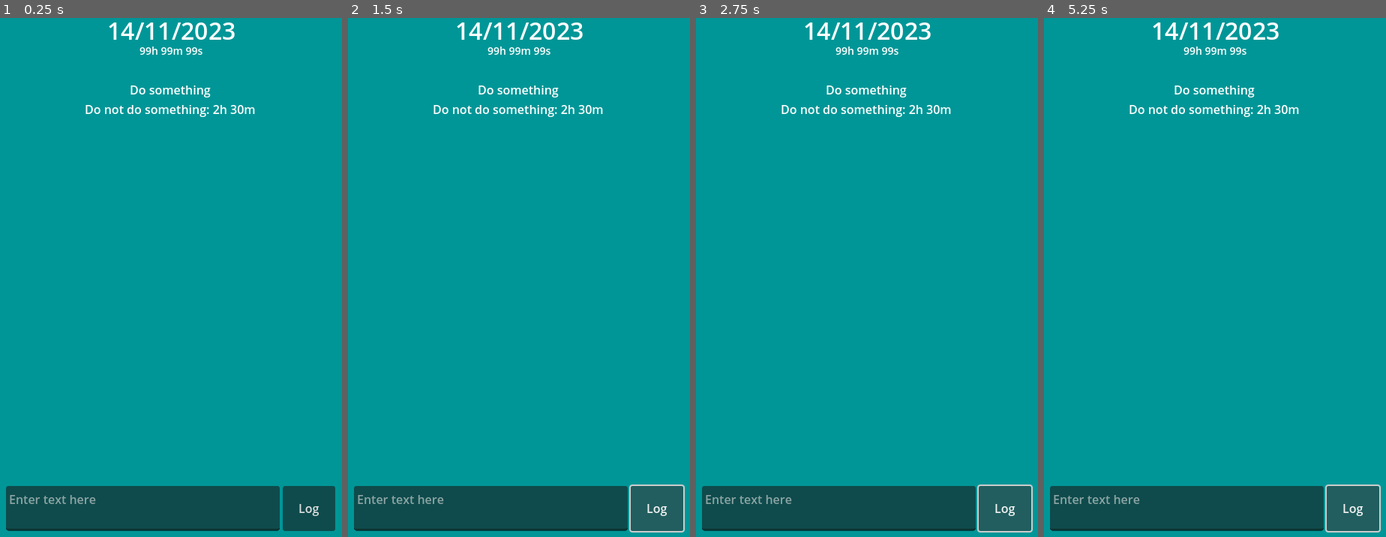
Above: before the commit, frames 1-4 (left to right).
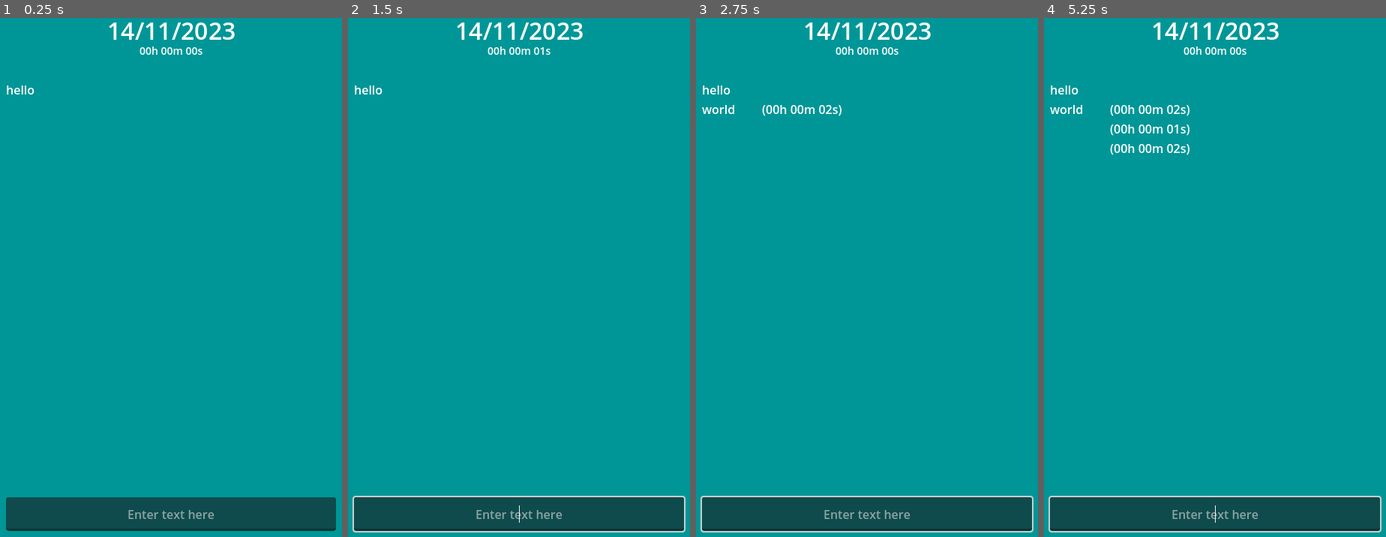
Above: after the commit, the same moments.

Repository: sandorex/timelogger
Game: Godot game, scene res://scenes/ui/home.tscn
Same seed, same stepped clock (60 frames per second), same inputs: the game is played once before the commit and once after it.
Inputs (mouse positions are in pixels of both pictures, inside the frame that each line leads up to):
- Up to frame 1 (0.25 s): no input
- Up to frame 2 (1.5 s): click (655, 511) at 0.5 s, where only the run before the commit has a clickable "Log"; click (655, 511) at 1.25 s, where only the run before the commit has a clickable "Log"
- Up to frame 3 (2.75 s): click (1003, 511) at 2 s, where only the run before the commit has a clickable "Log"
- Up to frame 4 (5.25 s): tap Enter (enter, bound only after the commit) at 2.75, 2.85, 3.6, 4.25, 4.35, 5.1 s; tap Space at 3.5, 5 s

The runs differ from the first frame. In frame 1, 3.3% of the frame differs, in the area x 1-99%, y 5-99%; in frame 2, 3.7%; in frame 3, 3.9%; in frame 4, 4.3%, in the area x 1-99%, y 5-100%.

Commit message:
Working prototype without persistance
There is a lot ot do but i must make it a bit prettier for real use

Diff:
--- a/autoload/data_manager.gd
+++ b/autoload/data_manager.gd
@@ -3,50 +3,74 @@
 const file_path := "user://timelog"
 
 class Log:
-	var time: int
+	var date: int
+	var time_elapsed: int
 	var text: String
-
-	static func create(text: String, time: int = 0) -> Log:
-		if time == 0:
-			time = Time.get_unix_time_from_system()
-
-		var log = Log.new()
-		log.time = time
-		log.text = text
-		return log
+	var is_work: bool
 
 class Day:
+	signal day_changed
+
 	var date: int
 	var logs: Array[Log] = []
 
-	static func create(date: int = 0) -> Day:
-		if date == 0:
-			date = Time.get_unix_time_from_system()
-
+	static func create(date: int) -> Day:
 		var day = Day.new()
 		day.date = date
 		return day
 
-	func total_time() -> int:
+	func add_log(text: String) -> Log:
+		var log = Log.new()
+		log.text = text
+		log.date = Time.get_unix_time_from_system()
+
+		var last_log_date = self.get_last_log_time()
+		if last_log_date != 0:
+			log.time_elapsed = log.date - last_log_date
+		else:
+			log.time_elapsed = 0
+
+		# TODO is this the best way to signify if its a break?
+		if log.text.contains("@"):
+			log.is_work = false
+		else:
+			log.is_work = true
+
+		self.logs.append(log)
+
+		self.day_changed.emit()
+
+		return log
+
+	func total_work_time() -> int:
 		var total = 0
 		for log in self.logs:
-			total += log.time
+			if log.is_work:
+				total += log.time
+
+		return total
+
+	func total_break_time() -> int:
+		var total = 0
+		for log in self.logs:
+			if not log.is_work:
+				total += log.time
 
 		return total
 
 	func get_last_log_time() -> int:
+		# the first log cannot be timed
+		if self.logs.size() == 0:
+			return 0
+
 		var last_log = self.logs[-1]
 		if last_log:
-			return last_log.time
+			return last_log.date
 
 		return 0
 
 class DataStore:
 	var days: Dictionary = {}
-
-	func get_day(date: int) -> Day:
-		var date_dict := Time.get_datetime_dict_from_unix_time(date)
-		return self.days.get(str(date_dict.year) + str(date_dict.month) + str(date_dict.day))
 
 	func get_today() -> Day:
 		var today_date := Time.get_datetime_dict_from_system()
@@ -56,7 +80,7 @@
 			return today
 
 		# create the day
-		today = Day.create()
+		today = Day.create(Time.get_unix_time_from_datetime_dict(today_date))
 		self.days[today_datestamp] = today
 		return today
 
--- /dev/null
+++ b/classes/datetime.gd
@@ -0,0 +1,12 @@
+extends RefCounted
+class_name DateTime
+
+static func _pad_time(num: int) -> String:
+	if num <= 9:
+		return "0" + str(num)
+	else:
+		return str(num)
+
+static func humanize_time(time: int) -> String:
+	var date_dict = Time.get_datetime_dict_from_unix_time(time)
+	return _pad_time(date_dict.hour) + "h " + _pad_time(date_dict.minute) + "m " + _pad_time(date_dict.second) + "s"
--- a/project.godot
+++ b/project.godot
@@ -25,6 +25,19 @@
 window/size/viewport_height=720
 window/handheld/orientation=6
 
+[input]
+
+enter={
+"deadzone": 0.5,
+"events": [Object(InputEventKey,"resource_local_to_scene":false,"resource_name":"","device":-1,"window_id":0,"alt_pressed":false,"shift_pressed":false,"ctrl_pressed":false,"meta_pressed":false,"pressed":false,"keycode":0,"physical_keycode":4194309,"key_label":0,"unicode":0,"echo":false,"script":null)
+]
+}
+force-enter={
+"deadzone": 0.5,
+"events": [Object(InputEventKey,"resource_local_to_scene":false,"resource_name":"","device":-1,"window_id":0,"alt_pressed":false,"shift_pressed":true,"ctrl_pressed":false,"meta_pressed":false,"pressed":false,"keycode":0,"physical_keycode":4194309,"key_label":0,"unicode":0,"echo":false,"script":null)
+]
+}
+
 [rendering]
 
 renderer/rendering_method="gl_compatibility"
--- a/scenes/ui/home.gd
+++ b/scenes/ui/home.gd
@@ -2,25 +2,58 @@
 
 @onready var date_label: Label = %DateLabel
 @onready var time_elapsed_label: Label = %TimeElapsedLabel
-@onready var text_edit: TextEdit = %TextEdit
+@onready var line_edit: LineEdit = %LineEdit
+@onready var log_label: Label = %LogLabel
 
-var last_time: int = 0
+# TODO redo the log label so its prettier and there is difference between text
+# and time, at least with color, whether its work or not
+
+var today_store: DataManager.Day
 
 func _ready() -> void:
 	var date := Time.get_datetime_dict_from_system()
 	self.date_label.text = str(date.day) + "/" + str(date.month) + "/" + str(date.year)
 
-func _on_log_button_pressed() -> void:
-	if self.last_time == 0:
-		var today = DataManager.data_store.get_today()
-		today.logs.append(DataManager.Log.create("Fuck"))
-		self.last_time = Time.get_unix_time_from_system()
-		print("saving")
+	# create the day timelog
+	self.today_store = DataManager.data_store.get_today()
+	self.today_store.day_changed.connect(self._on_logs_changed)
+
+	today_store.add_log("hello")
+	await get_tree().create_timer(2).timeout
+	today_store.add_log("world")
+
+func _on_logs_changed() -> void:
+	self.log_label.text = ""
+
+	for log in self.today_store.logs:
+		if log.time_elapsed == 0:
+			self.log_label.text += log.text + "\n"
+			continue
+
+		if log.text:
+			self.log_label.text += log.text + " \t(" + DateTime.humanize_time(log.time_elapsed) + ")\n"
+		else:
+			# nicer display without time
+			self.log_label.text += "(" + DateTime.humanize_time(log.time_elapsed) + ")\n"
+
+func _process(_delta: float) -> void:
+	# update running counter
+	if self.today_store.logs.size() > 0:
+		self.time_elapsed_label.text = DateTime.humanize_time(
+			Time.get_unix_time_from_system() - self.today_store.get_last_log_time()
+		)
 	else:
-		var today = DataManager.data_store.get_today()
-		print(today.logs)
-		#today.logs.append(DataManager.Log.create("Fuck"))
-		var curr_time = Time.get_unix_time_from_system()
-		var diff = curr_time - last_time
-		var diff_obj := Time.get_datetime_dict_from_unix_time(diff)
-		print(str(diff_obj.hour), " ", str(diff_obj.minute), " ", str(diff_obj.second))
+		self.time_elapsed_label.text = ""
+
+# TODO touch double tap to push
+func _input(event: InputEvent) -> void:
+	# allow pushing empty log with force-enter action
+	if event.is_action("force-enter") and event.is_pressed():
+		self.push_log()
+	elif event.is_action("enter") and event.is_pressed():
+		if self.line_edit.text:
+			self.push_log()
+
+func push_log() -> void:
+	self.today_store.add_log(self.line_edit.text)
+	self.line_edit.text = ""
--- a/scenes/ui/home.tscn
+++ b/scenes/ui/home.tscn
@@ -50,14 +50,12 @@
 [node name="ScrollContainer" type="ScrollContainer" parent="."]
 layout_mode = 1
 anchors_preset = -1
-anchor_left = 0.042
-anchor_top = 0.139
-anchor_right = 0.958
-anchor_bottom = 0.861
-offset_left = -0.160002
-offset_top = -0.0800095
-offset_right = 0.159973
-offset_bottom = 0.0799561
+anchor_right = 1.0
+anchor_bottom = 1.0
+offset_left = 20.0
+offset_top = 100.0
+offset_right = -20.0
+offset_bottom = -100.0
 grow_horizontal = 2
 grow_vertical = 2
 horizontal_scroll_mode = 0
@@ -68,33 +66,26 @@
 size_flags_horizontal = 3
 size_flags_vertical = 3
 text = "Do something
-Do not do something: 2h 30m"
-horizontal_alignment = 1
+Do not do something: [bold]2h 30m[/bold]"
+tab_stops = PackedFloat32Array(80)
 
-[node name="HBoxContainer" type="HBoxContainer" parent="."]
+[node name="LineEdit" type="LineEdit" parent="."]
+unique_name_in_owner = true
+custom_minimum_size = Vector2(0, 45)
 layout_mode = 1
 anchors_preset = -1
-anchor_left = 0.042
-anchor_top = 0.889
-anchor_right = 0.958
-anchor_bottom = 0.972
-offset_left = -0.160002
-offset_top = -0.0800171
-offset_right = 0.159973
-offset_bottom = 0.159973
+anchor_top = 0.929
+anchor_right = 1.0
+anchor_bottom = 1.0
+offset_left = 20.0
+offset_top = 0.119995
+offset_right = -20.0
+offset_bottom = -20.0
 grow_horizontal = 2
 grow_vertical = 0
-
-[node name="TextEdit" type="TextEdit" parent="HBoxContainer"]
-unique_name_in_owner = true
-layout_mode = 2
 size_flags_horizontal = 3
 placeholder_text = "Enter text here"
+alignment = 1
+max_length = 40
 middle_mouse_paste_enabled = false
-
-[node name="LogButton" type="Button" parent="HBoxContainer"]
-custom_minimum_size = Vector2(70, 0)
-layout_mode = 2
-text = "Log"
-
-[connection signal="pressed" from="HBoxContainer/LogButton" to="." method="_on_log_button_pressed"]
+caret_blink = true
